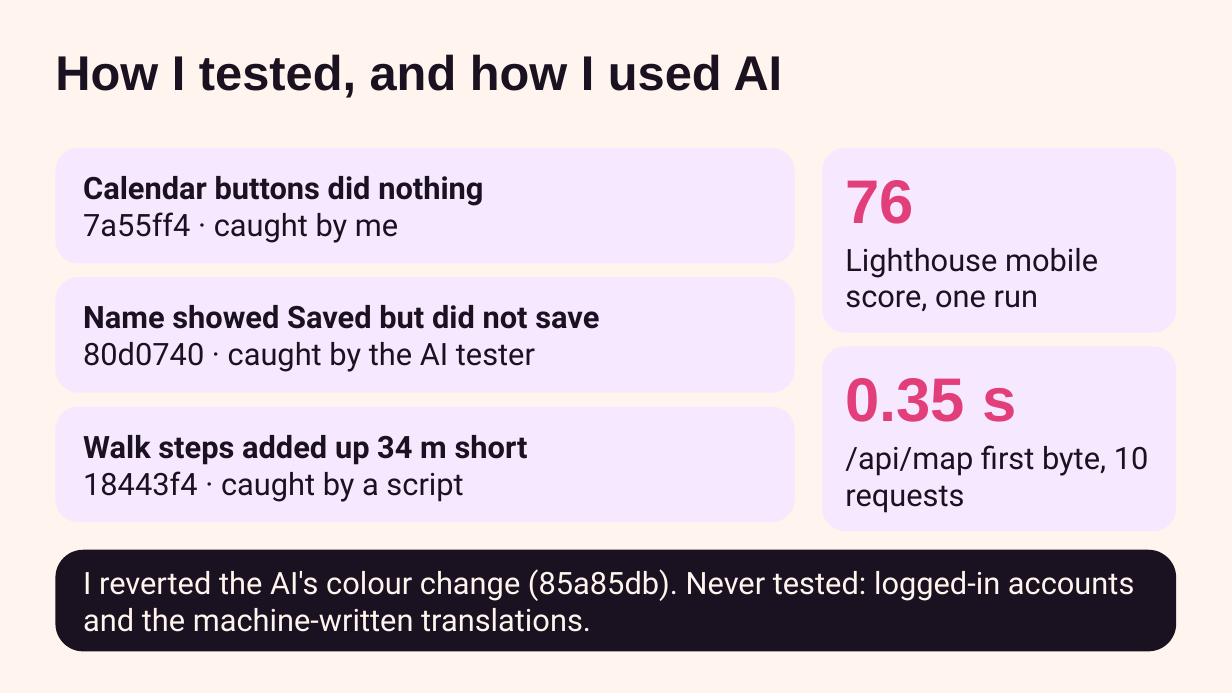
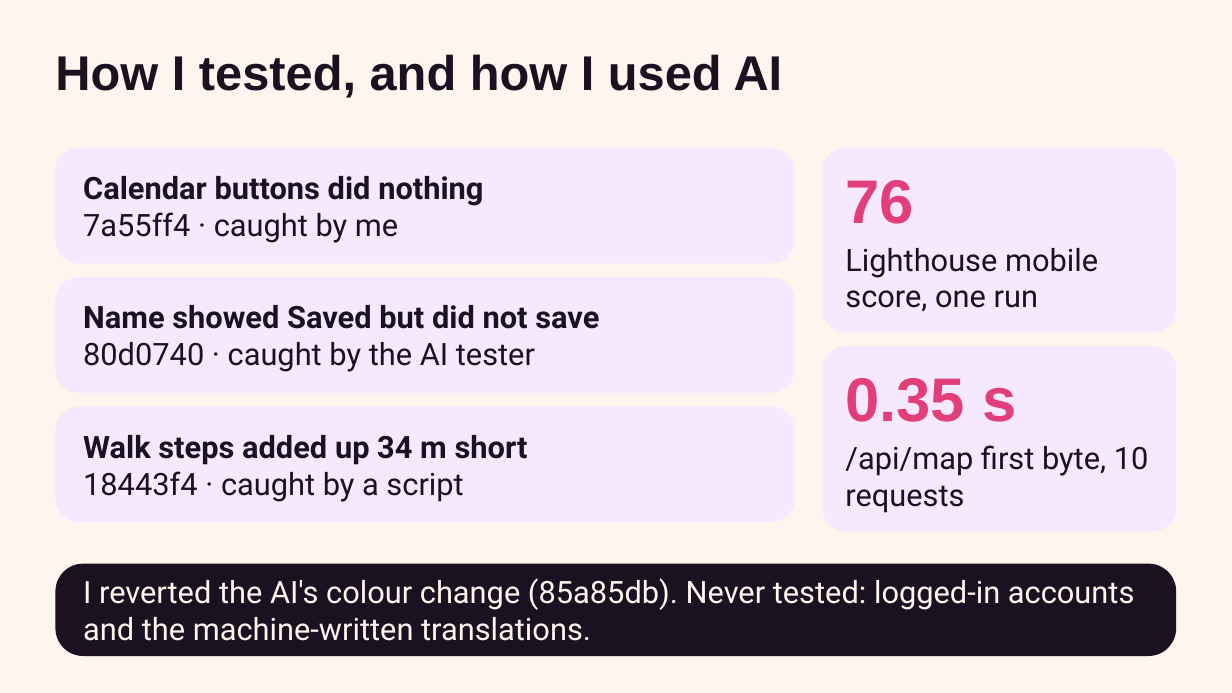
Before and after one commit to anjlaisup2hubgit/MacDirect, a slide deck: slide 4 of slides/MacDirect-5-min-talk.pptx. Drawn at 1232x693 pixels with LibreOffice and Linux fonts; fonts in the diff are those of the drawing. Boxes give left, top, right and bottom in pixels: in the first picture for what was removed or moved away, otherwise in the second. Text is boxed around its words. In the diff, an @@ line names an element or a change of style, - is before the commit and + after.

```diff
--- a/slides/MacDirect-5-min-talk.pptx
+++ b/slides/MacDirect-5-min-talk.pptx
@@ rounded rectangle: place and size @@
-rounded rectangle at box(55, 550, 1177, 652)
+rounded rectangle at box(55, 564, 1177, 656)
@@ rounded rectangle at box(55, 564, 1177, 656): proportions changed @@
@@ text "I reverted the AI's colour ...": place and size @@
-text "I reverted the AI's colour ..." at box(83, 569, 1134, 632)
+text "I reverted the AI's colour ..." at box(83, 578, 1134, 641)
```
Also in this commit, not shown: 3 other slides changed, 2 other files.
